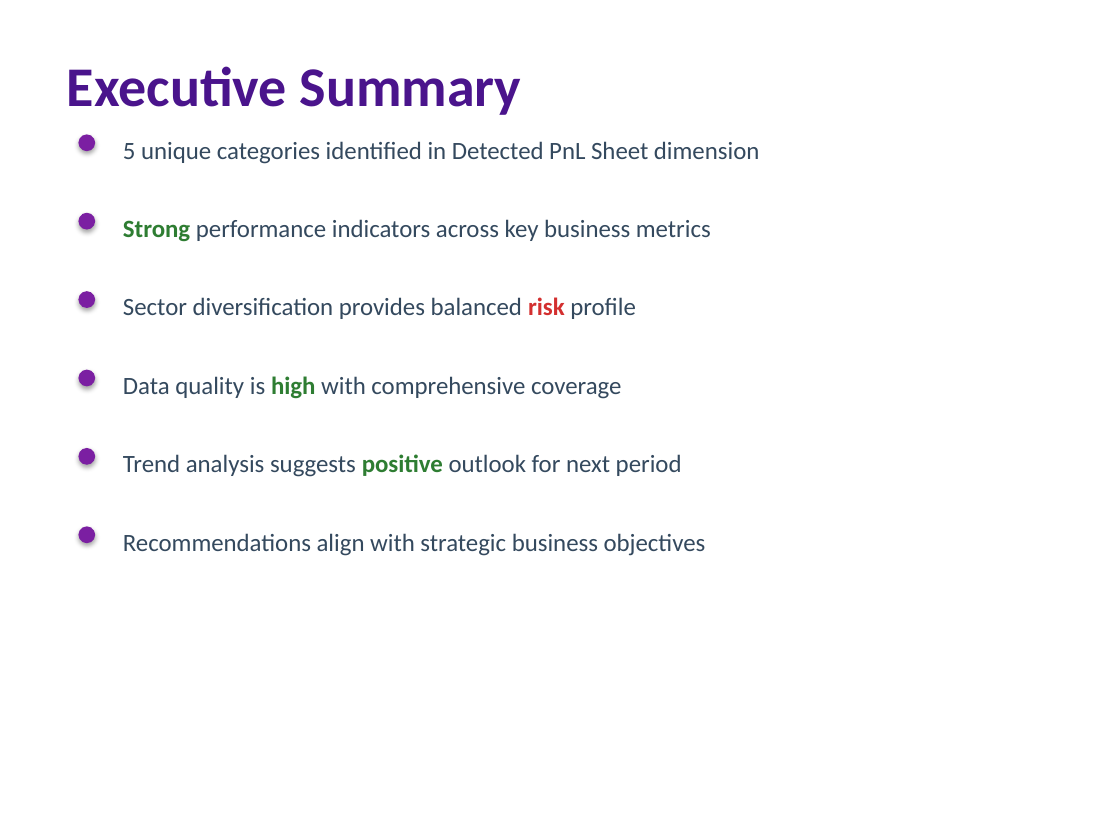
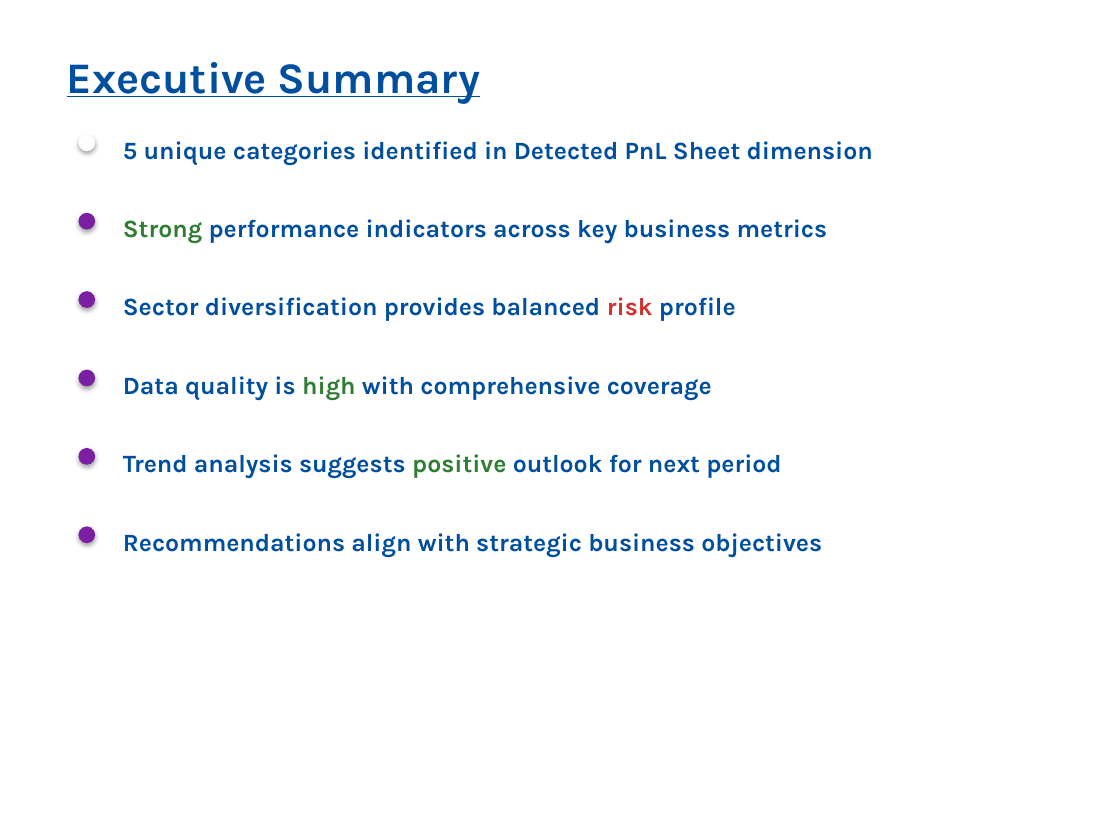
Before and after one commit to gaurav13407/FINEDECK-Excel-to-PPT-, a slide deck: slide 2 of test_output/backend_integration_test.pptx. Drawn at 1120x840 pixels with LibreOffice and Linux fonts; fonts in the diff are those of the drawing. Boxes give left, top, right and bottom in pixels: in the first picture for what was removed or moved away, otherwise in the second. Text is boxed around its words. In the diff, an @@ line names an element or a change of style, - is before the commit and + after.

```diff
--- a/test_output/backend_integration_test.pptx
+++ b/test_output/backend_integration_test.pptx
@@ text "Executive Summary" at [67, 62, 480, 104]: size 36 to 28 pt, font Calibri to Karla, text colour #4A148C to #004F9E, underline on @@
@@ ellipse at [78, 134, 95, 151]: fill #7B1FA2 to #FFFFFF @@
@@ text "Strong performance indicators across key ..." at [123, 219, 828, 243]: font Calibri to Karla; text colour #34495E to #004F9E, bold on in "performance indicators across key business metrics" @@
@@ text "Trend analysis suggests positive outlook ..." at [123, 454, 781, 478]: font Calibri to Karla; text colour #34495E to #004F9E, bold on in "Trend analysis suggests outlook for next period" @@
@@ font Calibri to Karla, text colour #34495E to #004F9E, bold on in 4 elements at [123, 141, 873, 164], [123, 297, 736, 321], [123, 376, 712, 400], [123, 533, 822, 556] @@
```
Also in this commit, not shown: 9 other slides changed, 8 other files.
